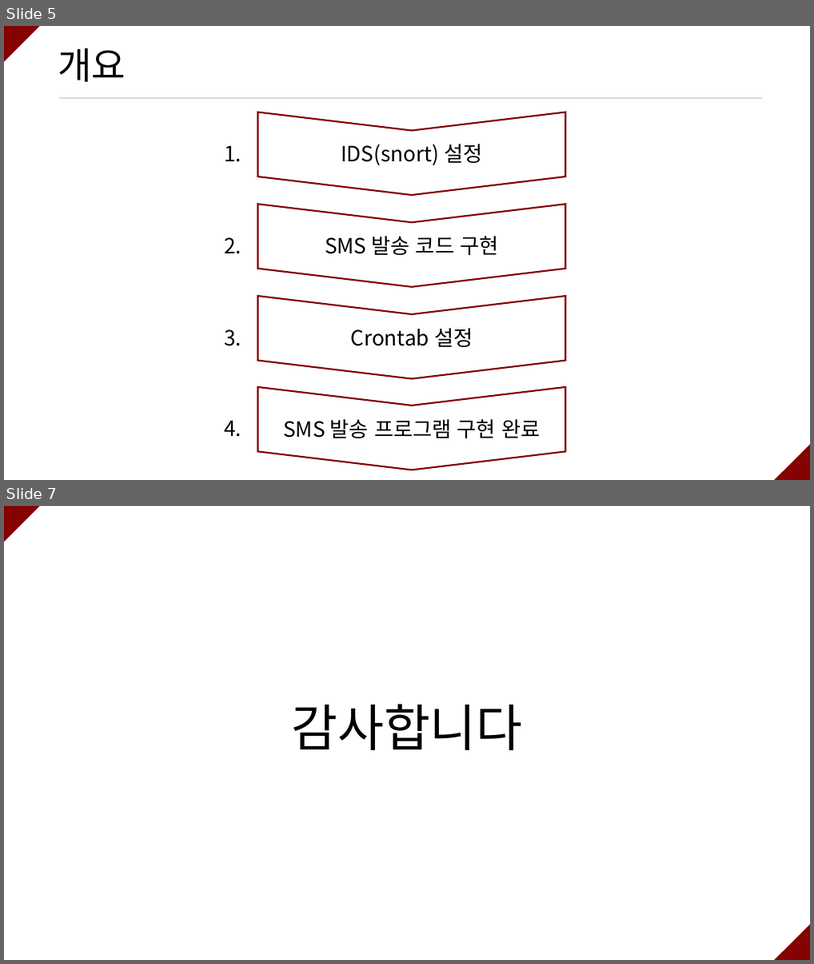
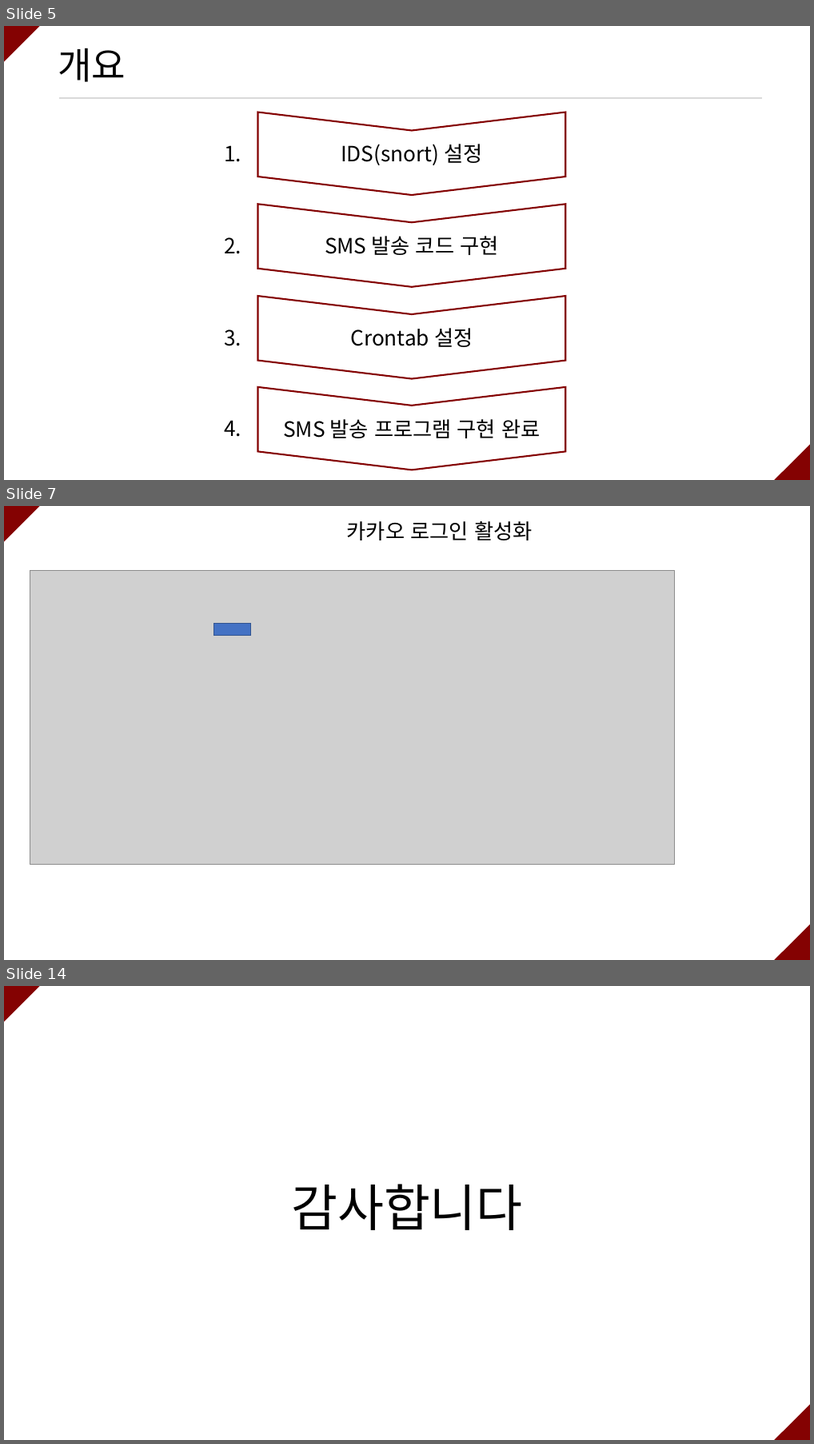
Before and after one commit to ramieeee/self_learning, a slide deck: semi_projects/쇼핑몰 옷 사이즈 확인 크롤링/쇼핑몰 옷 사이즈 확인 크롤링.pptx. Shown one above the other, each under a label of ours: slides 5 and 7 before the commit, slides 5, 7 and 14 after it; the slides between them are not shown. The pictures are 814x964 and 814x1444 pixels, drawn with LibreOffice and Linux fonts; fonts in the diff are those of the drawing; grey boxes stand for pictures. Boxes give left, top, right and bottom in pixels: in the first picture for what was removed or moved away, otherwise in the second. Text is boxed around its words. In the diff, an @@ line names an element or a change of style, - is before the commit and + after.

```diff
--- a/semi_projects/쇼핑몰 옷 사이즈 확인 크롤링/쇼핑몰 옷 사이즈 확인 크롤링.pptx
+++ b/semi_projects/쇼핑몰 옷 사이즈 확인 크롤링/쇼핑몰 옷 사이즈 확인 크롤링.pptx
@@ slide 7 added at <box>4,506,810,960</box>, background #FFFFFF @@
@@ triangle added at <box>4,506,40,542</box>, fill #840202 @@
@@ text added at <box>347,521,532,540</box>, 25 pt, text #000000 @@
+카카오 로그인 활성화
@@ picture added at <box>30,570,675,864</box> @@
@@ rectangle added at <box>214,624,251,635</box>, fill #4472C4, outline #325491 1 pt @@
@@ triangle added at <box>774,924,810,960</box>, fill #840202 @@
@@ what was slide 7 is now slide 14 @@
```
Also in this commit, not shown: 1 slide changed, 6 other slides added.
